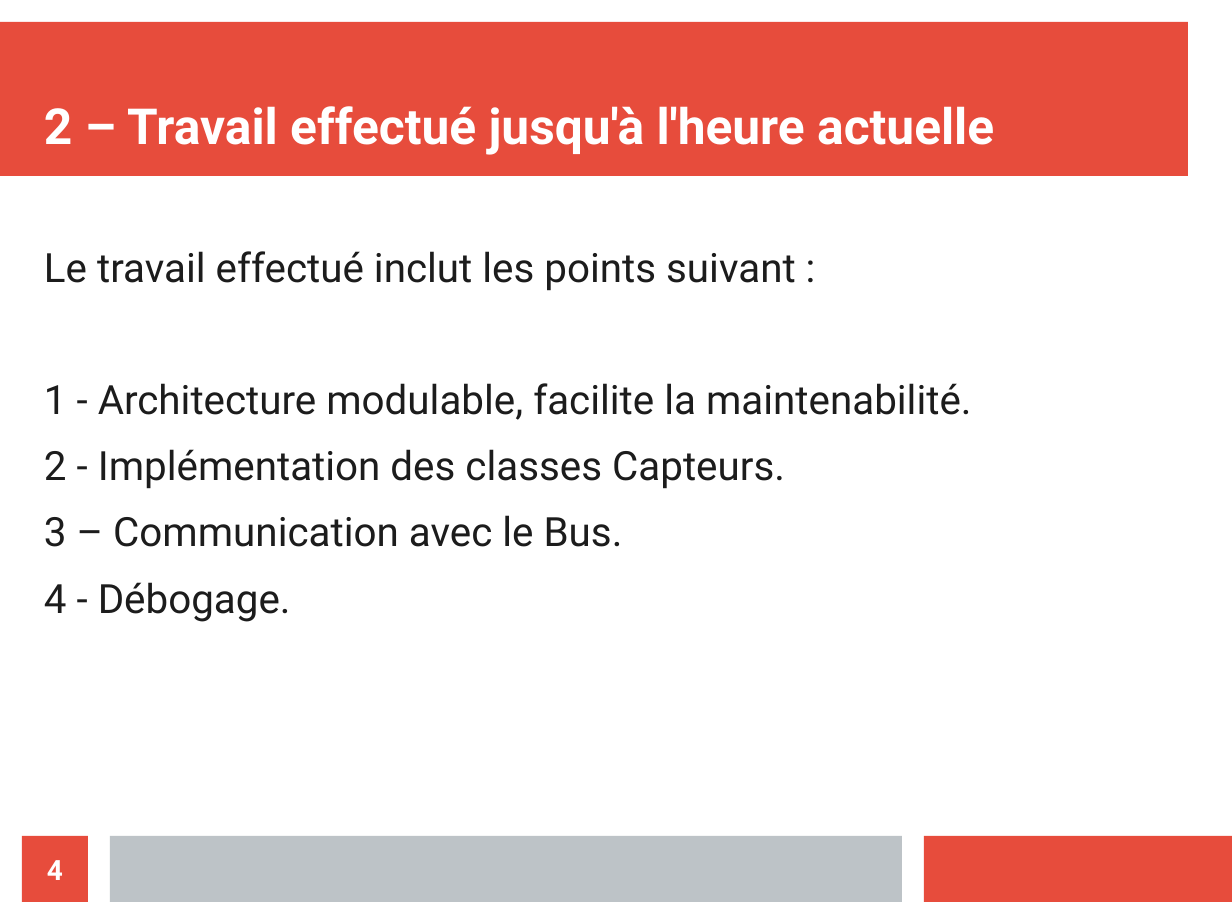
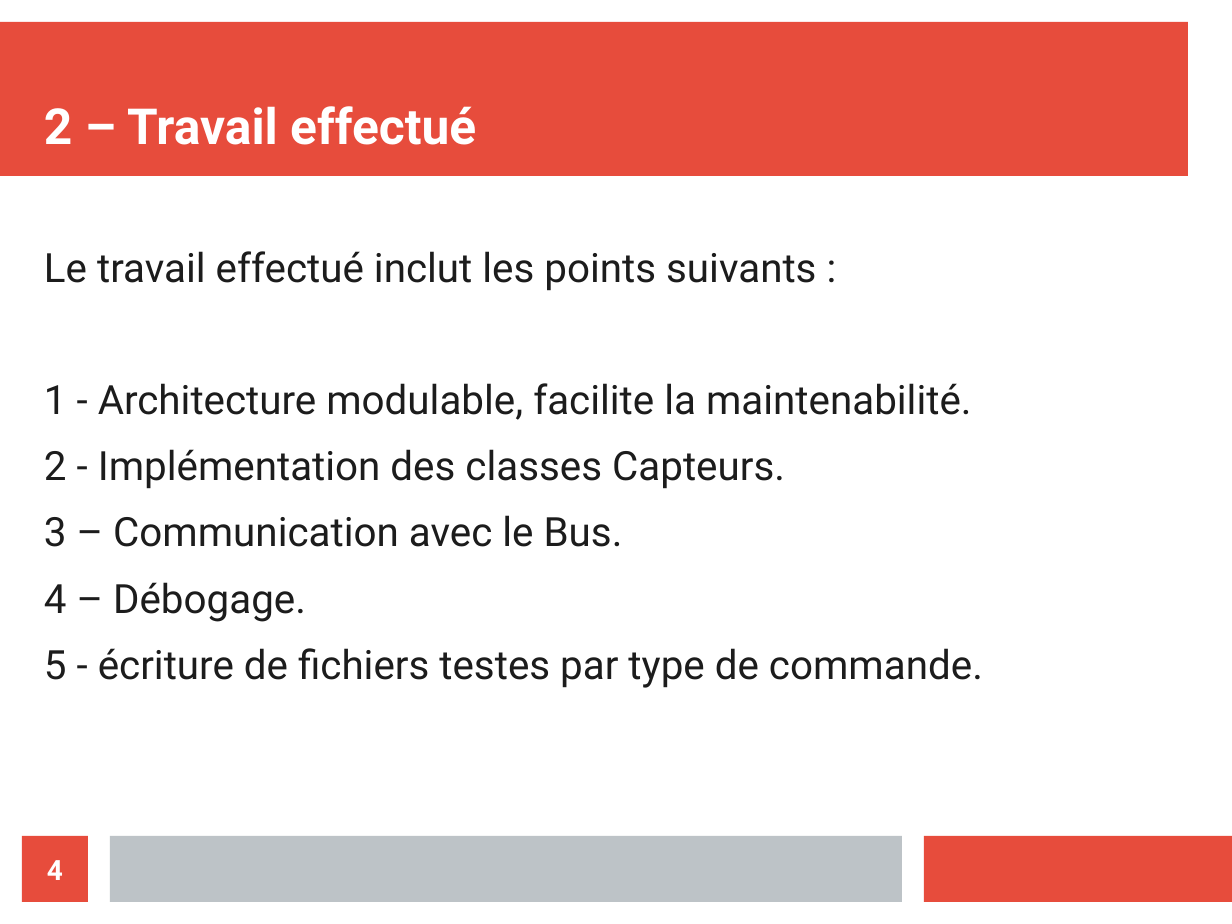
Before and after one commit to athmanmekh/AuttoPIlote-X-OPEN-PILOT, a slide deck: slide 4 of presentation/presentation 3/diapoPresentation (1).odp. Drawn at 1232x924 pixels with LibreOffice and Linux fonts; fonts in the diff are those of the drawing. Boxes give left, top, right and bottom in pixels: in the first picture for what was removed or moved away, otherwise in the second. Text is boxed around its words. In the diff, an @@ line names an element or a change of style, - is before the commit and + after.

```diff
--- a/presentation/presentation 3/diapoPresentation (1).odp
+++ b/presentation/presentation 3/diapoPresentation (1).odp
@@ title at (44, 106, 476, 145): text changed @@
-2 – Travail effectué jusqu'à l'heure actuelle
+2 – Travail effectué
@@ text at (44, 251, 816, 291): text changed @@
-Le travail effectué inclut les points suivant :
+Le travail effectué inclut les points suivants :
@@ text at (44, 582, 983, 688): text changed @@
-4 - Débogage.
+4 – Débogage.
+5 - écriture de fichiers testes par type de commande.
```
Also in this commit, not shown: 7 other slides changed, 1 slide added, 1 slide removed, 7 other files.
